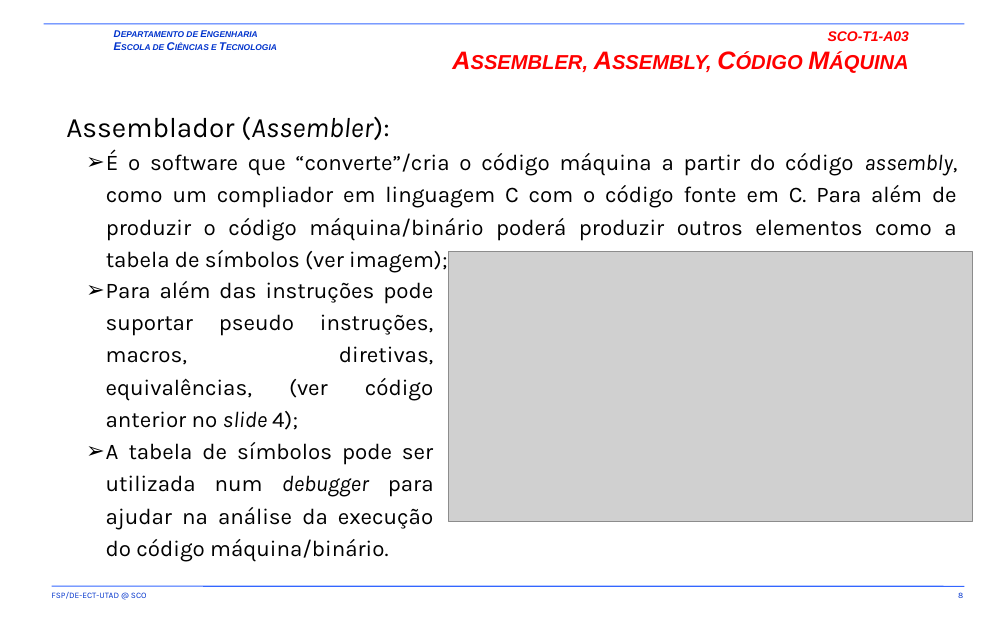
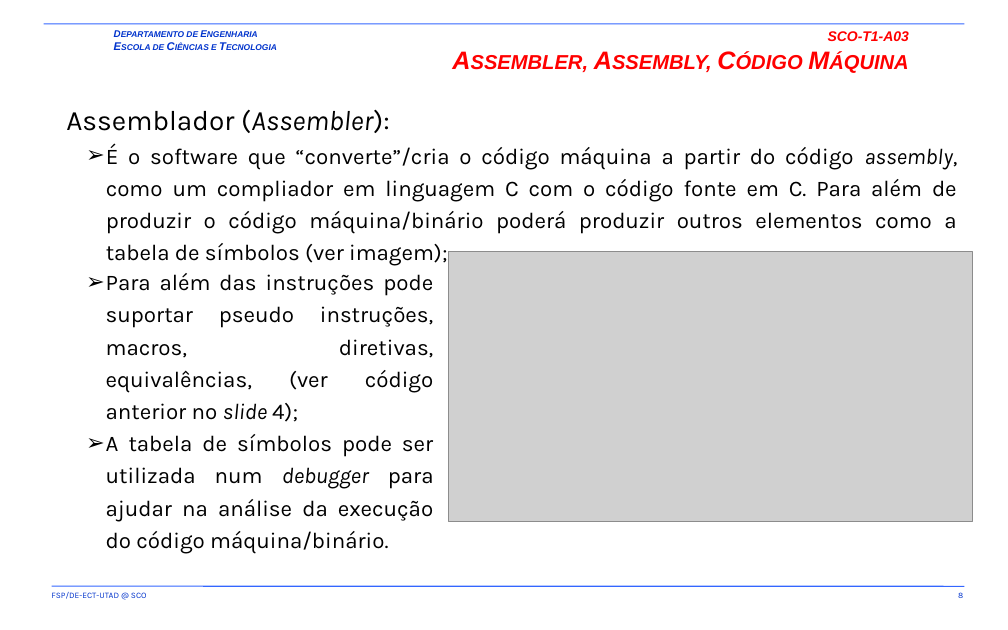
Before and after one commit to fsp864/UTAD-SCO, a slide deck: slide 8 of aulas/t/SCO-T1-A03-A04.pptx. Drawn at 1008x630 pixels with LibreOffice and Linux fonts; fonts in the diff are those of the drawing; grey boxes stand for pictures; background and template pictures are left out. Boxes give left, top, right and bottom in pixels: in the first picture for what was removed or moved away, otherwise in the second. Text is boxed around its words. In the diff, an @@ line names an element or a change of style, - is before the commit and + after.

Commit message:
Aula T2-S01 e T2-S02, updates de código

```diff
--- a/aulas/t/SCO-T1-A03-A04.pptx
+++ b/aulas/t/SCO-T1-A03-A04.pptx
@@ text "Assemblador (Assembler):": place and size @@
-text "Assemblador (Assembler):" at bbox=[66, 116, 957, 273]
+text "Assemblador (Assembler):" at bbox=[66, 109, 957, 266]
@@ text "Para além das instruções pode ...": place and size @@
-text "Para além das instruções pode ..." at bbox=[106, 281, 434, 562]
+text "Para além das instruções pode ..." at bbox=[106, 273, 434, 554]
```
Also in this commit, not shown: 16 other slides changed, 20 other files.
